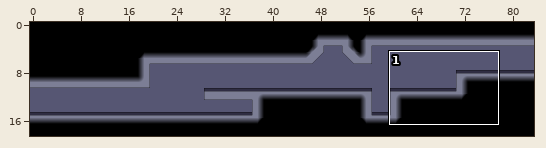
LDtk project: Darkrise/Assets/Levels/ryoDemoLevel.ldtk. Above: a wide view before the commit, with the close-up outlined.
Close-up. Before the edit:
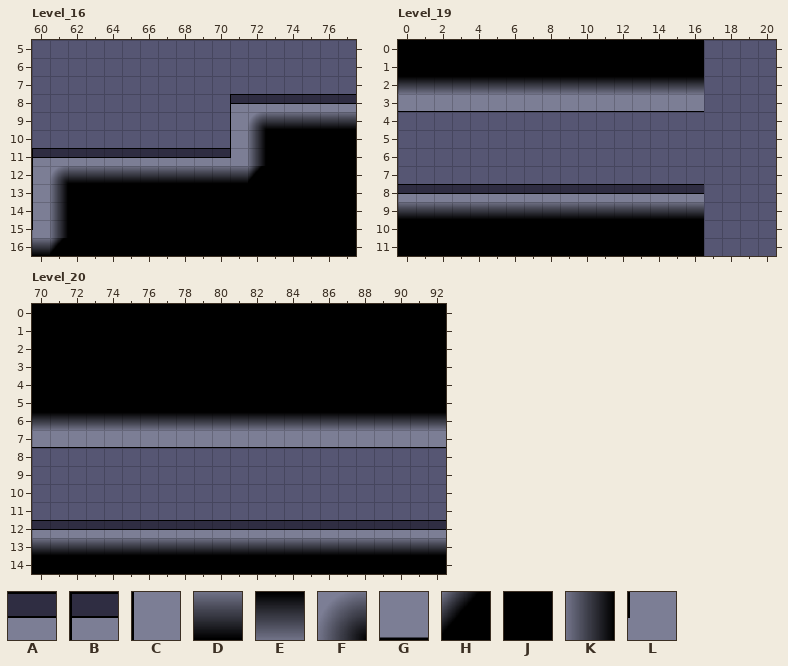
Cells are 60x60 px. Shown: Level_16 x 60..77, y 5..16; Level_19 x 0..20, y 0..11; Level_20 x 70..92, y 0..14. The commit also changed other parts of the map, which this record leaves out. The old version is drawn lined up with the new one.
Key: from "Darkrise_Tilemap_5_4": A 0, B 6 flipped left-right, C 24 flipped left-right, D 36, E 36 flipped up-down, F 38, G 60 flipped up-down, H 74, J 76, K 94, L 130 flipped left-right.
_ is an empty cell.
Layer "Tiles" before, Level_16, first column x 60:
 5 __________________
 6 __________________
 7 __________________
 8 ___________BAAAAAA
 9 ___________CFDDDDD
10 ___________CKJJJJJ
11 BAAAAAAAAAALKJJJJJ
12 CFDDDDDDDDDDHJJJJJ
13 CKJJJJJJJJJJJJJJJJ
14 CKJJJJJJJJJJJJJJJJ
15 LKJJJJJJJJJJJJJJJJ
16 DHJJJJJJJJJJJJJJJJ
Layer "Tiles" before, Level_19, first column x 0:
 0 JJJJJJJJJJJJJJJJJ____
 1 JJJJJJJJJJJJJJJJJ____
 2 EEEEEEEEEEEEEEEEE____
 3 GGGGGGGGGGGGGGGGG____
 4 _____________________
 5 _____________________
 6 _____________________
 7 _____________________
 8 AAAAAAAAAAAAAAAAA____
 9 DDDDDDDDDDDDDDDDD____
10 JJJJJJJJJJJJJJJJJ____
11 JJJJJJJJJJJJJJJJJ____
Layer "Tiles" before, Level_20, first column x 70:
 0 JJJJJJJJJJJJJJJJJJJJJJJ
 1 JJJJJJJJJJJJJJJJJJJJJJJ
 2 JJJJJJJJJJJJJJJJJJJJJJJ
 3 JJJJJJJJJJJJJJJJJJJJJJJ
 4 JJJJJJJJJJJJJJJJJJJJJJJ
 5 JJJJJJJJJJJJJJJJJJJJJJJ
 6 EEEEEEEEEEEEEEEEEEEEEEE
 7 GGGGGGGGGGGGGGGGGGGGGGG
 8 _______________________
 9 _______________________
10 _______________________
11 _______________________
12 AAAAAAAAAAAAAAAAAAAAAAA
13 DDDDDDDDDDDDDDDDDDDDDDD
14 JJJJJJJJJJJJJJJJJJJJJJJ
Now the later version:
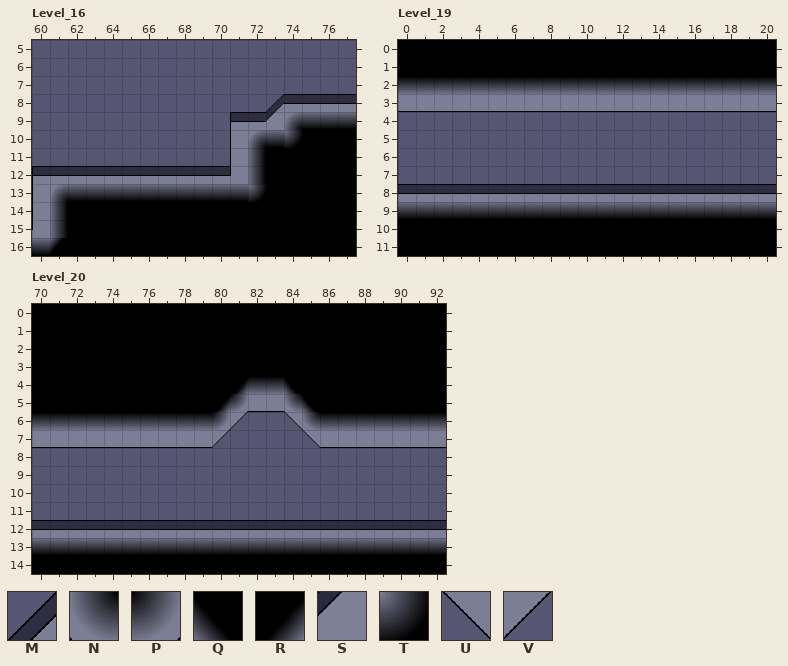
Further tiles: from "Darkrise_Tilemap_5_4": M 4, N 62, P 62 flipped left-right, Q 74 flipped up-down, R 74 turned 180, S 90, T 110 flipped up-down, U 126 flipped up-down, V 126 turned 180.
Diff:
Changed rows in their new state; . is an unchanged cell.
Level_19: map size 17x12 -> 21x12 cells
Level_20: map size 97x26 -> 93x26 cells (old content now starts at -4,0; both pictures use the new coordinates)
Layer "Tiles", Level_16:
first column x 60:
 8 ...........__M.
 9 ...........BASF
10 ............FDT
11 ___________C...
12 BAAAAAAAAAALK..
13 .FDDDDDDDDDDT..
Layer "Tiles", Level_19:
first column x 17:
 0 JJJJ
 1 JJJJ
 2 EEEE
 3 GGGG
first column x 17:
 8 AAAA
 9 DDDD
10 JJJJ
11 JJJJ
Layer "Tiles", Level_20:
first column x 80:
 4 .REEQ.
 5 RPGGNQ
 6 PV__UN
 7 V____U
Where, in picture pixels (left, top, right, bottom), the same in both close-ups:
changed: (32, 94, 302, 202)
added: (704, 40, 776, 112)
added: (704, 184, 776, 256)
changed: (212, 377, 320, 448)
